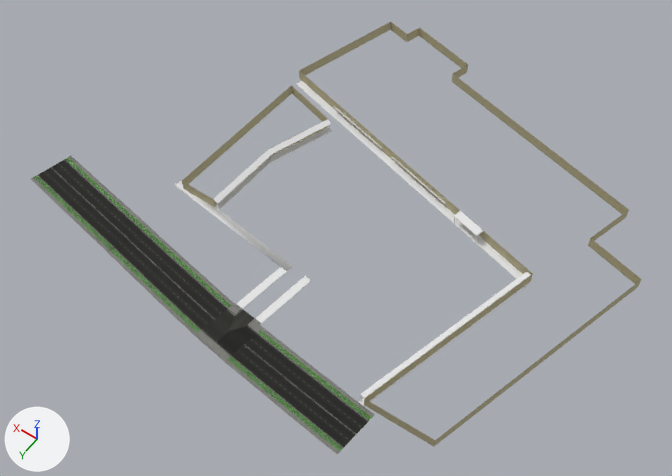
Before and after pictures for a commit that changed the FBX model Speedhunt/Assets/_scenes/zshow/untitled.fbx.
Camera for both pictures: a camera (50 mm lens) standing at (-213.0, 227.0, 444.0) and looking at (-4.0, -66.0, -16.0). The axes (+X, +Y, +Z) are drawn at lower left. The lights are the same throughout. Where no turn or scale is listed for an object, it has been applied to the vertices. Vertices at the same position are counted once.

Names of what the first picture shows: 'Building1385', 'Cube.001', 'Cube.005', 'Default Road 009', 'Default Road 009 (1)', 'Default Road 009 (2)', 'Default T Crossing'.
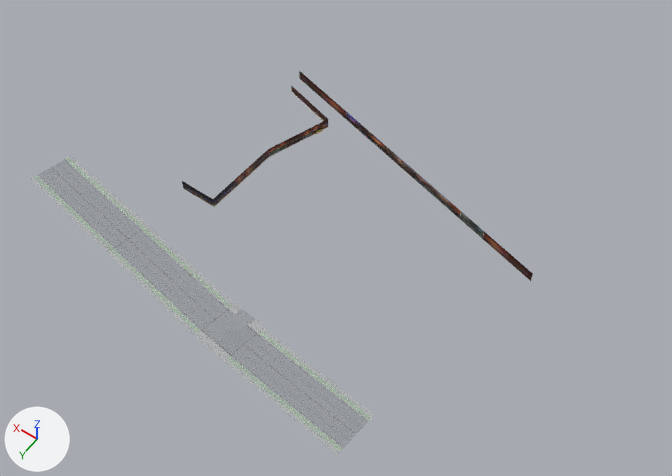
Changed parts and their boxes (x1, y1, x2, y2) in the pictures (672 x 476 px):
'Building1385', surface changed (yellow to grey)
    both: (182, 22, 642, 447)
'Default Road 009', surface changed
    both: (224, 328, 375, 454)
'Default Road 009 (1)', surface changed
    both: (106, 226, 235, 335)
'Cube.001', surface changed (white to grey)
    both: (175, 81, 532, 406)
'Default Road 009 (2)', surface changed
    both: (31, 156, 148, 251)
'Cube.005', surface changed (white to grey)
    both: (213, 106, 531, 401)
'Default T Crossing', surface changed
    both: (195, 304, 263, 361)
part 1 of me_building1385, built on
    both: (299, 71, 533, 401)
part 2 of me_building1385, recoloured (yellow to brown)
    both: (479, 231, 533, 276)
part 3 of me_building1385, recoloured
    both: (182, 85, 328, 207)

Diff of the bpy script that builds the scene:
```diff
--- a/Speedhunt/Assets/_scenes/zshow/untitled.fbx.py
+++ b/Speedhunt/Assets/_scenes/zshow/untitled.fbx.py
@@ img_pavement2_png @@
-img_pavement2_png = load_image('pavement2.png', '../zirmunai_drag/pavement2.png', 1024, 1024, 'sRGB')
+img_pavement2_png = load_image('pavement2.png', '../zirmunai_drag/pavement2.png', 1024, 1024, 'Non-Color')
@@ img_road2x2lane_d_png @@
-img_road2x2lane_d_png = load_image('road2x2Lane_d.png', '../zirmunai_drag/road2x2Lane_d.png', 2048, 1024, 'sRGB')
+img_road2x2lane_d_png = load_image('road2x2Lane_d.png', '../zirmunai_drag/road2x2Lane_d.png', 2048, 1024, 'Non-Color')
@@ img_pavement_png @@
-img_pavement_png = load_image('pavement.png', '../zirmunai_drag/pavement.png', 1024, 1024, 'sRGB')
+img_pavement_png = load_image('pavement.png', '../zirmunai_drag/pavement.png', 1024, 1024, 'Non-Color')
@@ img_roadsample_d_png @@
-img_roadsample_d_png = load_image('roadsample_d.png', '../zirmunai_drag/roadsample_d.png', 1024, 1024, 'sRGB')
+img_roadsample_d_png = load_image('roadsample_d.png', '../zirmunai_drag/roadsample_d.png', 1024, 1024, 'Non-Color')
@@ mat_sidewalk @@
 n0 = _N.new('ShaderNodeBsdfPrincipled'); n0.name = 'Principled BSDF'
 n3 = _N.new('ShaderNodeTexImage'); n3.name = 'Image Texture.001'
-n3.image = img_n_pavement2_png
+n3.image = img_pavement2_png
+n5 = _N.new('ShaderNodeTexImage'); n5.name = 'Image Texture.002'
+n5.image = img_n_pavement2_png
 n4 = _N.new('ShaderNodeNormalMap'); n4.name = 'Normal Map'
 _L.new(n2.outputs[0], n0.inputs[0])  # 'Color' to 'Base Color'
-_L.new(n3.outputs[0], n4.inputs[1])  # 'Color' to 'Color'
 _L.new(n4.outputs[0], n0.inputs[5])  # 'Normal' to 'Normal'
 _L.new(n0.outputs[0], n1.inputs[0])  # 'BSDF' to 'Surface'
+_L.new(n3.outputs[0], n0.inputs[4])  # 'Color' to 'Alpha'
+_L.new(n5.outputs[0], n4.inputs[1])  # 'Color' to 'Color'
@@ mat_2x2_lane_road @@
 n0 = _N.new('ShaderNodeBsdfPrincipled'); n0.name = 'Principled BSDF'
 n3 = _N.new('ShaderNodeTexImage'); n3.name = 'Image Texture.001'
-n3.image = img_road_b_png
+n3.image = img_road2x2lane_d_png
+n5 = _N.new('ShaderNodeTexImage'); n5.name = 'Image Texture.002'
+n5.image = img_road_b_png
 n4 = _N.new('ShaderNodeNormalMap'); n4.name = 'Normal Map'
 _L.new(n2.outputs[0], n0.inputs[0])  # 'Color' to 'Base Color'
-_L.new(n3.outputs[0], n4.inputs[1])  # 'Color' to 'Color'
 _L.new(n4.outputs[0], n0.inputs[5])  # 'Normal' to 'Normal'
 _L.new(n0.outputs[0], n1.inputs[0])  # 'BSDF' to 'Surface'
+_L.new(n3.outputs[0], n0.inputs[4])  # 'Color' to 'Alpha'
+_L.new(n5.outputs[0], n4.inputs[1])  # 'Color' to 'Color'
@@ mat_building_default_0 @@
 mat_building_default_0 = principled_material('BUILDING_DEFAULT_0')
-mat_building_default_0.base_color = (0.502, 0.451, 0.275)  # beige #bcb38f
+mat_building_default_0.texture = img_wall1_jpg
 mat_building_default_0.roughness = 0.696
+mat_building_default_0.alpha = 0.0
@@ mat_pavement @@
 mat_pavement.roughness = 0.69
+mat_pavement.alpha = 0.0
@@ mat_sidewalk_1 @@
 n0 = _N.new('ShaderNodeBsdfPrincipled'); n0.name = 'Principled BSDF'
 n3 = _N.new('ShaderNodeTexImage'); n3.name = 'Image Texture.001'
-n3.image = img_n_pavement_png
+n3.image = img_pavement_png
+n5 = _N.new('ShaderNodeTexImage'); n5.name = 'Image Texture.002'
+n5.image = img_n_pavement_png
 n4 = _N.new('ShaderNodeNormalMap'); n4.name = 'Normal Map'
 _L.new(n2.outputs[0], n0.inputs[0])  # 'Color' to 'Base Color'
-_L.new(n3.outputs[0], n4.inputs[1])  # 'Color' to 'Color'
 _L.new(n4.outputs[0], n0.inputs[5])  # 'Normal' to 'Normal'
 _L.new(n0.outputs[0], n1.inputs[0])  # 'BSDF' to 'Surface'
+_L.new(n3.outputs[0], n0.inputs[4])  # 'Color' to 'Alpha'
+_L.new(n5.outputs[0], n4.inputs[1])  # 'Color' to 'Color'
@@ mat_crossing_material @@
 n0 = _N.new('ShaderNodeBsdfPrincipled'); n0.name = 'Principled BSDF'
 n3 = _N.new('ShaderNodeTexImage'); n3.name = 'Image Texture.001'
-n3.image = img_road_b_png
+n3.image = img_roadsample_d_png
+n5 = _N.new('ShaderNodeTexImage'); n5.name = 'Image Texture.002'
+n5.image = img_road_b_png
 n4 = _N.new('ShaderNodeNormalMap'); n4.name = 'Normal Map'
 _L.new(n2.outputs[0], n0.inputs[0])  # 'Color' to 'Base Color'
-_L.new(n3.outputs[0], n4.inputs[1])  # 'Color' to 'Color'
 _L.new(n4.outputs[0], n0.inputs[5])  # 'Normal' to 'Normal'
 _L.new(n0.outputs[0], n1.inputs[0])  # 'BSDF' to 'Surface'
+_L.new(n3.outputs[0], n0.inputs[4])  # 'Color' to 'Alpha'
+_L.new(n5.outputs[0], n4.inputs[1])  # 'Color' to 'Color'
@@ mat_roofs @@
 mat_roofs.roughness = 0.69
+mat_roofs.alpha = 0.0
@@ mat_wall2 @@
+mat_wall2 = principled_material('wall2')
+mat_wall2.texture = img_wall2_jpg
@@ mat_wall3 @@
+mat_wall3 = principled_material('wall3')
+mat_wall3.texture = img_wall3_jpg
@@ me_building1385 @@
-me_building1385.from_pydata(...)  # 40 vertices, 40 faces; spans x -175.0..92.0, y -243.0..27.0, z 0.0..8.0
+me_building1385.from_pydata(...)  # 54 vertices, 47 faces; spans x -175.0..92.0, y -243.0..27.0, z 0.0..8.0
+# me_building1385 part 1
+# 4 faces are deleted
+# 14 vertices are added at x -105.0..52.0, y -142.0..-34.0, z 0.0..7.0
+# 3 new faces join them, mat_wall2 (picture img_wall2_jpg)
+# 2 new faces join them, mat_building_default_0 (picture img_wall1_jpg)
+# 6 new faces join them, mat_wall3 (picture img_wall3_jpg)
+# me_building1385 part 2: 4 faces spanning x -122.0..-64.0, y -112.0..-96.0, z 0.0..7.0 switch from mat_building_default_0 (beige #bcb38f) to mat_wall2 (picture img_wall2_jpg)
+# me_building1385 part 3: 8 faces spanning x 48.0..90.0, y -141.0..-32.0, z 0.0..7.0 switch from mat_building_default_0 (beige #bcb38f) to mat_wall3 (picture img_wall3_jpg)
```
